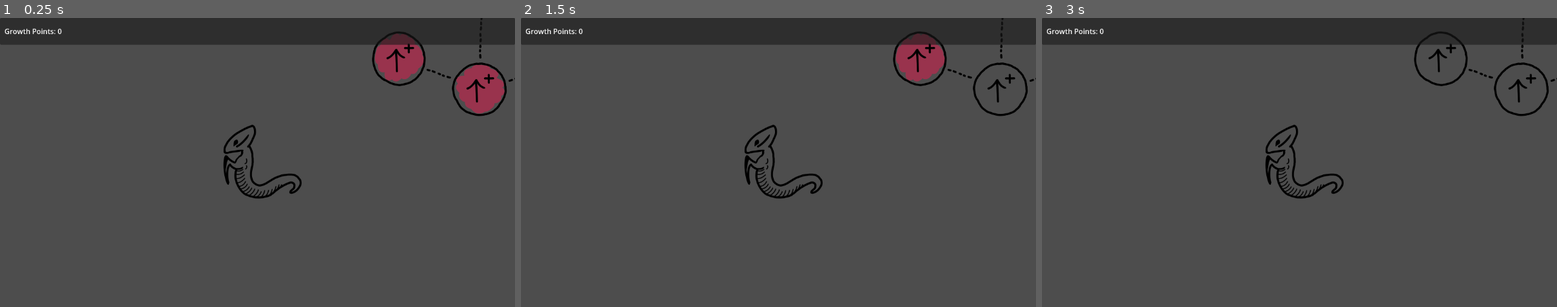
Above: before the commit, frames 1-3 (left to right).
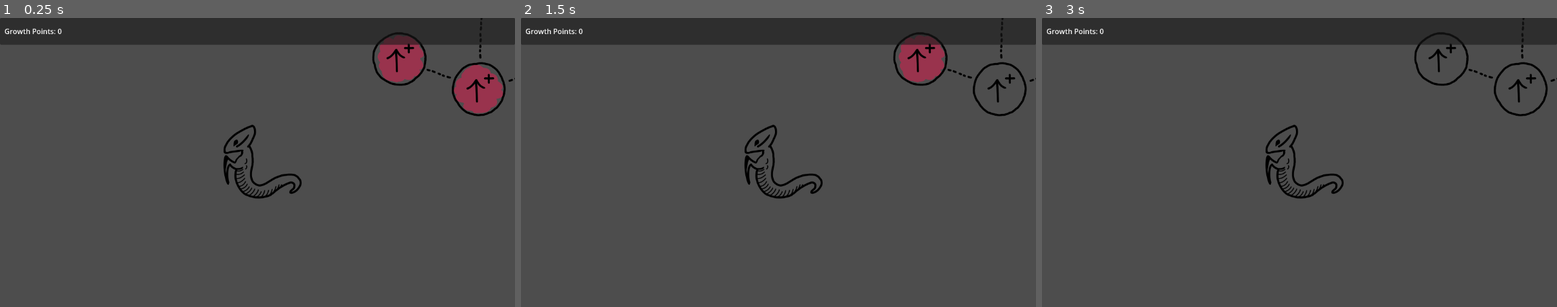
Above: after the commit, the same moments.

Repository: Surreily/slivcremental-mini
Game: Godot game, scene res://scenes/game.tscn
Two runs of this game, one before a commit and one after it. Both use one fixed random seed, a clock stepped at 60 frames per second and the inputs below.
Inputs (mouse positions are in pixels of both pictures, inside the frame that each line leads up to):
- Up to frame 1 (0.25 s): no input
- Up to frame 2 (1.5 s): tap Enter at 0.5 s; drag from (778, 162) to (999, 90) at 0.52 s; tap Space at 1.25 s; drag from (999, 90) to (778, 162) at 1.27 s
- Up to frame 3 (3 s): tap Enter at 2 s; move the mouse to (1443, 58) at 2.02 s; click (1443, 58) at 2.17 s; tap Space at 2.75 s; drag from (1273, 220) to (1443, 58) at 2.77 s

The runs differ from the first frame. In frame 1, 0.6% of the frame differs, in the area x 72-99%, y 4-34%; in frame 2, 0.4%; in frame 3, 0.2%.

Commit message:
Move and rename skill node controller.

Diff:
--- a/scenes/skill-node.tscn
+++ b/scenes/skill-node.tscn
@@ -1,6 +1,6 @@
 [gd_scene load_steps=9 format=3 uid="uid://dx1nu8q4xqpid"]
 
-[ext_resource type="Script" uid="uid://chrv18u8sjmab" path="res://scripts/skill-node.gd" id="1_cikux"]
+[ext_resource type="Script" uid="uid://chrv18u8sjmab" path="res://scripts/controllers/skill-node-controller.gd" id="1_cikux"]
 [ext_resource type="Texture2D" uid="uid://806jqk74evve" path="res://graphics/skills/background.png" id="2_3v3bl"]
 [ext_resource type="Shader" uid="uid://8dnmqbw8vyxk" path="res://shaders/colourizer.gdshader" id="2_lwhvw"]
 [ext_resource type="Texture2D" uid="uid://b31igk5fvd774" path="res://graphics/skills/border.png" id="3_3v3bl"]
@@ -20,12 +20,12 @@
 
 [node name="Background Sprite" type="Sprite2D" parent="."]
 material = SubResource("ShaderMaterial_c6gft")
-rotation = 13.2792
+rotation = 19.9894
 scale = Vector2(0.5, 0.5)
 texture = ExtResource("2_3v3bl")
 
 [node name="Border Sprite" type="Sprite2D" parent="."]
-rotation = 22.5005
+rotation = 29.5046
 scale = Vector2(0.5, 0.5)
 texture = ExtResource("3_3v3bl")
 
--- a/scripts/skill-node.gd
+++ b/scripts/controllers/skill-node-controller.gd
@@ -1,10 +1,10 @@
 @tool
 
-class_name SkillNode extends Node2D
+class_name SkillNodeController extends Node2D
 
 signal clicked
 
-@export var linkedSkillNodes: Array[SkillNode] = []
+@export var linkedSkillNodes: Array[SkillNodeController] = []
 @export var costInGrowthPoints: int = 0
 @export var skillTexture: Texture2D = null
 
--- a/scripts/controllers/skill-tree-controller.gd
+++ b/scripts/controllers/skill-tree-controller.gd
@@ -7,7 +7,7 @@
 
 func _ready() -> void:
 	for child in get_children():
-		if is_instance_of(child, SkillNode):
+		if is_instance_of(child, SkillNodeController):
 			link_nodes(child)
 
 func _process(delta: float) -> void:
@@ -17,12 +17,12 @@
 			#if is_instance_of(child, SkillNode):
 				#link_nodes(child)
 
-func link_nodes(parent: SkillNode):
+func link_nodes(parent: SkillNodeController):
 	for child in parent.linkedSkillNodes:
 		if child != null:
 			link_skill_tree_nodes(parent, child)
 
-func link_skill_tree_nodes(parent: SkillNode, child: SkillNode) -> void:
+func link_skill_tree_nodes(parent: SkillNodeController, child: SkillNodeController) -> void:
 	# Calculate the line's endpoints.
 	var vector = child.position - parent.position
 	vector = vector.normalized()
Renamed: scripts/skill-node.gd.uid -> scripts/controllers/skill-node-controller.gd.uid
